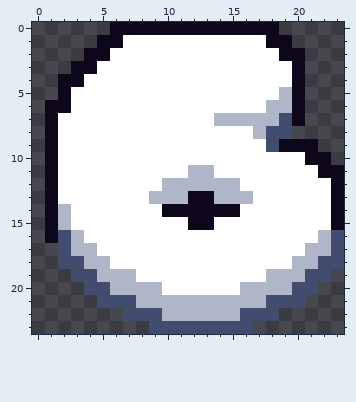
File history of a pixel-art file, Sprites/Numbers/combo-six.aseprite. Above is the file before it was changed.
24x24 pixels, 1 frame.
Once edited:
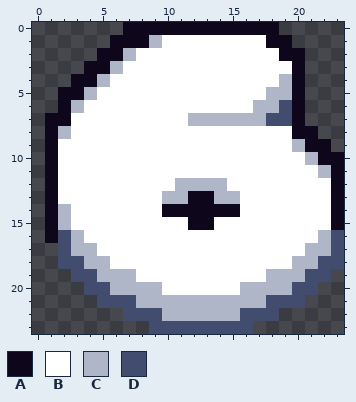
Palette (. is transparent): A #0e071b  B #ffffff  C #afb6c7  D #424c6e
The exact change:
The author put colour A in row 8 at x 20 to 21; in row 9 at x 22; in row 10 at x 23.
Colour B becomes colour A in row 1 at x 7 to 8; in row 2 at x 6; in row 3 at x 5; in row 4 at x 4; in row 5 at x 3; in row 7 at x 2.
Colour A becomes colour B in row 9 at x 19.
Colour C becomes colour B in row 8 at x 17; in row 11 at x 12 to 13; in row 12 at x 10 and 15; in row 13 at x 9 and 16.
Colour D becomes colour B in row 8 at x 18 to 19; in row 9 at x 18.
Colour A becomes colour C in row 9 at x 20; in row 10 at x 21; in row 11 at x 22.
Colour B becomes colour C in row 1 at x 9; in row 2 at x 7; in row 3 at x 6; in row 4 at x 5 and 19; in row 5 at x 4 and 18; in row 6 at x 3 and 17.
Colour B becomes colour C in row 7 at x 12 to 13; in row 8 at x 2.
Colour C becomes colour D in row 6 at x 19; in row 7 at x 18.
Colour A is removed in row 0 at x 6; in row 1 at x 5; in row 2 at x 4; in row 3 at x 3; in row 4 at x 2; in row 6 at x 1.
Where, in picture pixels (left, top, right, bottom), the same in both pictures:
changed: (45, 22, 344, 204)
